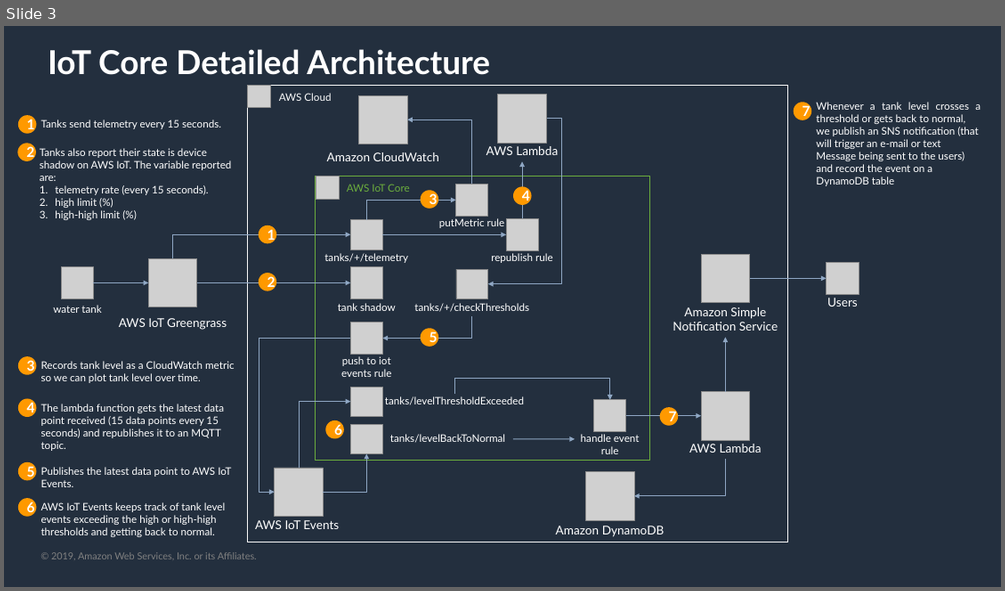
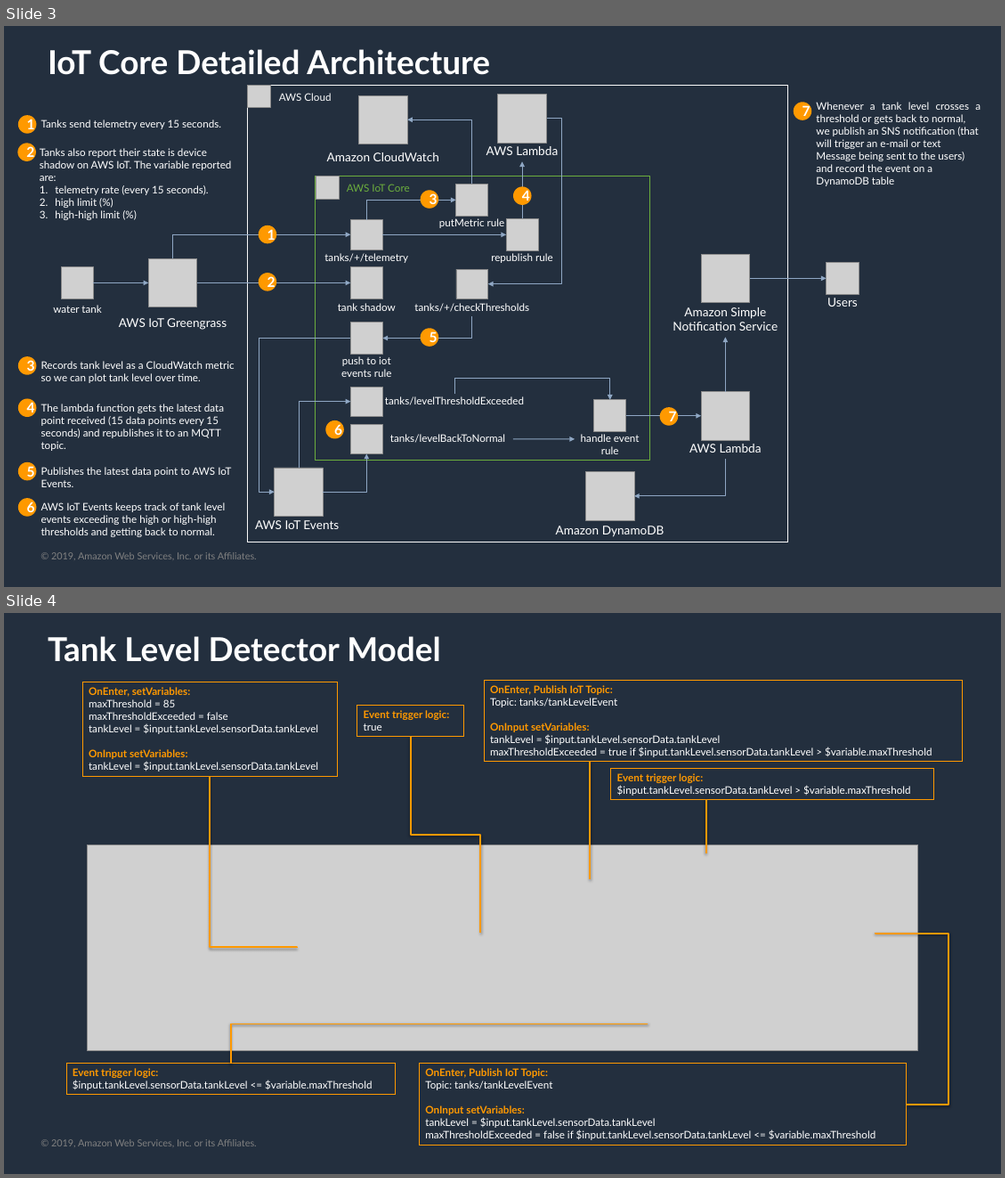
Before and after one commit to marcosortiz/iot-water-tank-workshop, a slide deck: docs/diagrams.pptx. Shown one above the other, each under a label of ours: slide 3 before the commit, slides 3 and 4 after it. The pictures are 1005x591 and 1005x1178 pixels, drawn with LibreOffice and Linux fonts; fonts in the diff are those of the drawing; grey boxes stand for pictures; background and template pictures are left out. Boxes give left, top, right and bottom in pixels: in the first picture for what was removed or moved away, otherwise in the second. Text is boxed around its words. In the diff, an @@ line names an element or a change of style, - is before the commit and + after.

Commit message:
Adding iot events diagra

```diff
--- a/docs/diagrams.pptx
+++ b/docs/diagrams.pptx
@@ slide 4 added at [4,613,1001,1174], background #232F3E; not listed: 1 template element that a slide beside it also shows @@
@@ title added at [48,636,440,662], 38 pt, text #FFFFFF, bold @@
+Tank Level Detector Model
@@ rectangle added at [82,682,337,776], outline #FF9900 0.75 pt, 12 pt, text #FFFFFF @@
+OnEnter, setVariables:
+maxThreshold = 85
+maxThresholdExceeded = false
+tankLevel = $input.tankLevel.sensorData.tankLevel
+OnInput setVariables:
+tankLevel = $input.tankLevel.sensorData.tankLevel
@@ rectangle added at [484,680,962,762], outline #FF9900 0.75 pt, 12 pt, text #FFFFFF @@
+OnEnter, Publish IoT Topic:
+Topic: tanks/tankLevelEvent
+OnInput setVariables:
+tankLevel = $input.tankLevel.sensorData.tankLevel
+maxThresholdExceeded = true if $input.tankLevel.sensorData.tankLevel > $variable.maxThreshold
@@ rectangle added at [357,706,464,737], outline #FF9900 0.75 pt, 12 pt, text #FF9900, bold @@
+Event trigger logic:
+true
@@ elbow line added from (410, 737) to (480, 933), #FF9900 2 pt @@
@@ line added from (590, 762) to (590, 880), #FF9900 2 pt @@
@@ rectangle added at [611,768,933,799], outline #FF9900 0.75 pt, 12 pt, text #FFFFFF @@
+Event trigger logic:
+$input.tankLevel.sensorData.tankLevel > $variable.maxThreshold
@@ elbow line added from (210, 776) to (297, 948), #FF9900 2 pt @@
@@ line added from (706, 799) to (706, 853), #FF9900 2 pt @@
@@ picture added at [87,844,917,1051] @@
@@ elbow line added from (875, 933) to (906, 1104), #FF9900 2 pt @@
@@ elbow line added from (647, 1023) to (231, 1062), #FF9900 2 pt @@
@@ rectangle added at [66,1062,395,1094], outline #FF9900 0.75 pt, 12 pt, text #FFFFFF @@
+Event trigger logic:
+$input.tankLevel.sensorData.tankLevel <= $variable.maxThreshold
@@ rectangle added at [419,1063,906,1145], outline #FF9900 0.75 pt, 12 pt, text #FFFFFF @@
+OnEnter, Publish IoT Topic:
+Topic: tanks/tankLevelEvent
+OnInput setVariables:
+tankLevel = $input.tankLevel.sensorData.tankLevel
+maxThresholdExceeded = false if $input.tankLevel.sensorData.tankLevel <= $variable.maxThreshold
```
